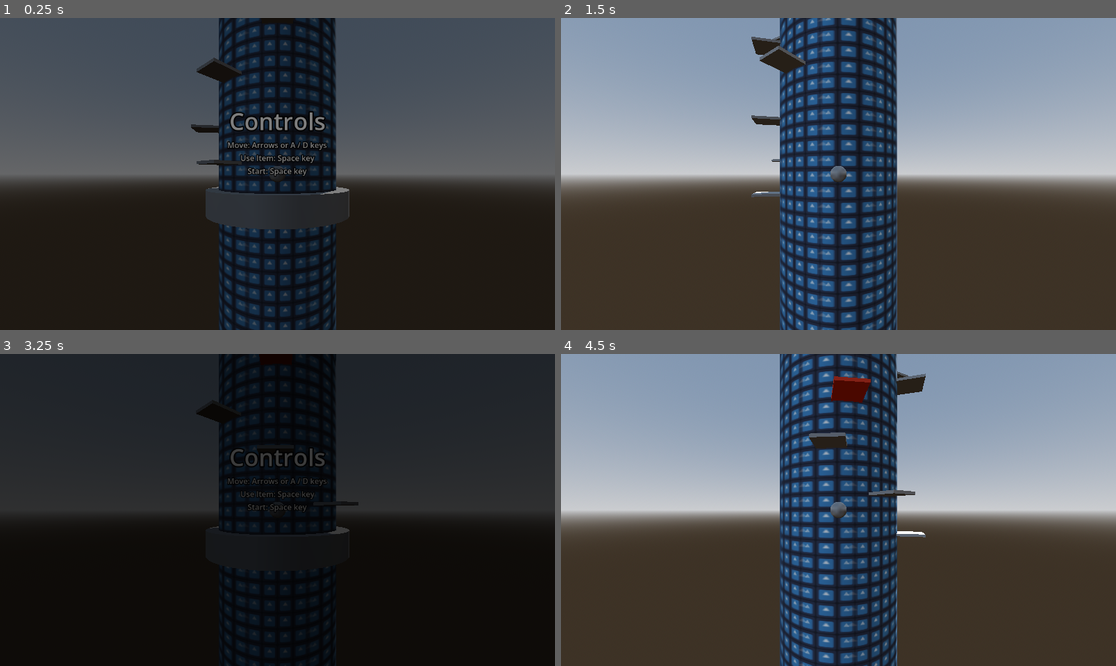
Above: before the commit, frames 1-4 (two rows, left to right).
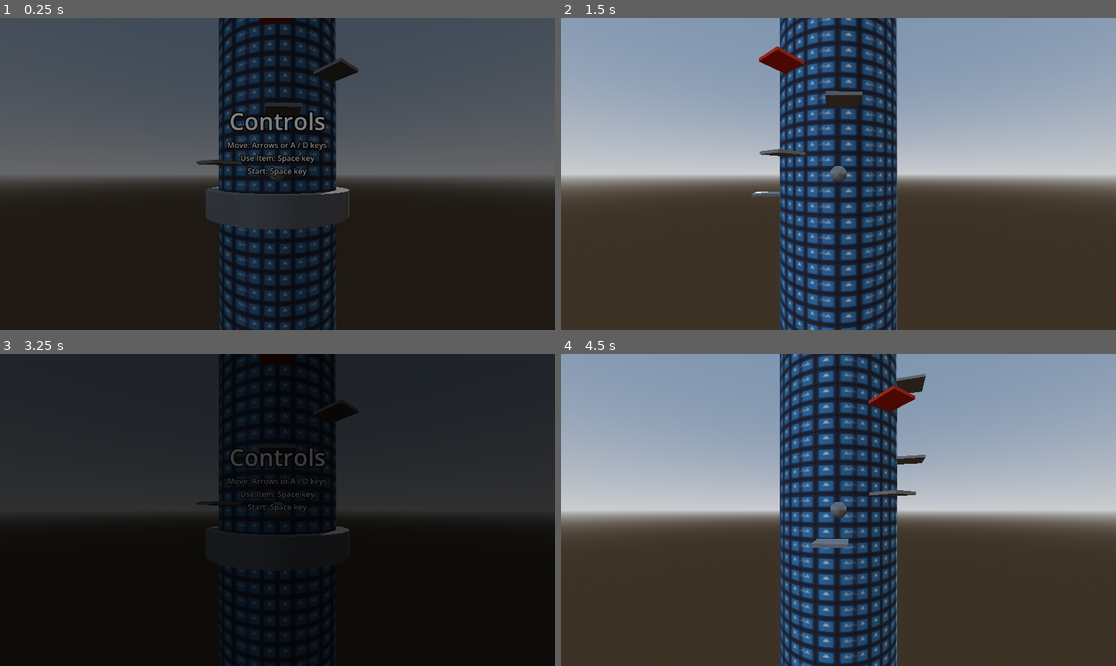
Above: after the commit, the same moments.

Repository: safgd/Infinite-Jump-Game
Game: Godot game, scene res://Scenes/game_manager.tscn
The game is run twice, just before and just after one commit, with the same random seed, the same clock (stepped at 60 frames per second) and the same inputs. Before the commit the project starts from res://Scenes/game.tscn. The engine's default icon, where the game draws it, is replaced by a stand-in: a white triangle on a blue panel in a dark square.
Inputs:
- Up to frame 1 (0.25 s): no input
- Up to frame 2 (1.5 s): tap Enter (ui_accept) at 0.5, 0.77 s; hold Right (ui_right) 0.53-1.28 s; hold Down (ui_down) from 1.28 s (still down)
- Up to frame 3 (3.25 s): tap Enter (ui_accept) at 1.52, 3.02 s; release Down (ui_down) at 2.03 s; hold Right (ui_right) 2.03-2.78 s; hold Up (ui_up) from 2.78 s (still down)
- Up to frame 4 (4.5 s): release Up (ui_up) at 3.53 s; hold Left (ui_left) from 3.53 s (still down); tap Enter (ui_accept) at 3.77 s

The runs differ from the first frame. In frame 1, 0.8% of the frame differs, in the area x 34-65%, y 0-37%; in frame 2, 1.1%; in frame 3, 0.4%; in frame 4, 1.6%, in the area x 44-66%, y 5-75%.

Commit message:
scene reloading was replaced with a new system, so music is not interrupted
gamemanager is the starting scene, it loads and reloads the game scene

an alternative approach would have been to use an autoload to make the music not get interrupted on game reload

Diff:
--- /dev/null
+++ b/Scenes/game_manager.tscn
@@ -0,0 +1,14 @@
+[gd_scene format=3 uid="uid://cvtkfgf3dnxtm"]
+
+[ext_resource type="Script" uid="uid://2xebb54ygsdp" path="res://Scripts/game_manager.gd" id="1_e5fcp"]
+[ext_resource type="PackedScene" uid="uid://c41b7sywadhy0" path="res://Scenes/game.tscn" id="2_mmt5l"]
+[ext_resource type="AudioStream" uid="uid://bpyriqdwacjmh" path="res://Assets/Sounds/10._jester_theme.mp3" id="2_sq00h"]
+
+[node name="Game Manager" type="Node" unique_id=1480703814]
+script = ExtResource("1_e5fcp")
+game_scene = ExtResource("2_mmt5l")
+
+[node name="Music Player" type="AudioStreamPlayer" parent="." unique_id=727081478]
+stream = ExtResource("2_sq00h")
+volume_db = -12.791
+autoplay = true
--- a/Scenes/player.tscn
+++ b/Scenes/player.tscn
@@ -46,6 +46,7 @@
 
 [node name="Collectable Pickup Sound Player" type="AudioStreamPlayer" parent="." unique_id=2040943236]
 stream = SubResource("AudioStreamRandomizer_vgqql")
+volume_db = -13.904
 
 [node name="Item Use Sound Player" type="AudioStreamPlayer" parent="." unique_id=982940085]
 stream = SubResource("AudioStreamRandomizer_fkybt")
--- a/Scripts/cylinder_map.gd
+++ b/Scripts/cylinder_map.gd
@@ -1,5 +1,7 @@
 class_name Map
 extends Node3D
+
+const max_int: int = 9223372036854775807
 
 @export var platform_scene: PackedScene
 @export var collectable_scenes: Array[PackedScene]
@@ -17,7 +19,9 @@
 
 var last_plat: Platform
 
-var difficulty_level: int = 0
+var difficulty_level: int = 0:
+	set(value):
+		difficulty_level = clampi(value, 0, max_int)
 
 @export_category("Random Factors")
 @export var special_platform_spawn_rate_increase: float = 0.02
--- a/Scripts/death_zone.gd
+++ b/Scripts/death_zone.gd
@@ -17,4 +17,4 @@
 
 func _on_death_screen_finished()->void:
 	print("Game Over")
-	get_tree().call_deferred("reload_current_scene")
+	Game_Manager.reload_game()
--- /dev/null
+++ b/Scripts/game_manager.gd
@@ -0,0 +1,20 @@
+class_name Game_Manager
+extends Node
+
+@export var game_scene: PackedScene
+var game: Node
+static var instance: Game_Manager
+
+# Called when the node enters the scene tree for the first time.
+func _ready() -> void:
+	instance = self
+	_instantiate_game()
+
+static func reload_game()->void:
+	if instance.game:
+		instance.game.call_deferred("queue_free")
+	instance._instantiate_game()
+
+func _instantiate_game()->void:
+	game = game_scene.instantiate()
+	add_child(game)
--- a/project.godot
+++ b/project.godot
@@ -11,7 +11,7 @@
 [application]
 
 config/name="Jumpy"
-run/main_scene="uid://c41b7sywadhy0"
+run/main_scene="uid://cvtkfgf3dnxtm"
 config/features=PackedStringArray("4.6", "GL Compatibility")
 config/icon="res://icon.svg"
 
Not shown, changed: Assets/Sounds/10._jester_theme.mp3.import
Not shown, added: Scripts/game_manager.gd.uid
